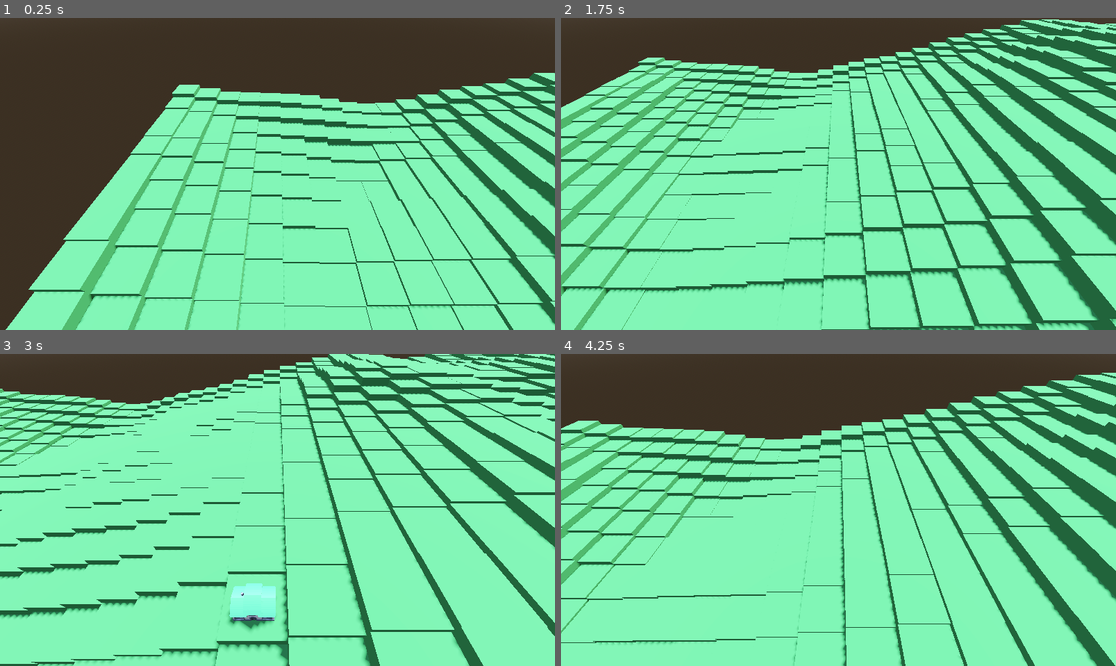
Above: before the commit, frames 1-4 (two rows, left to right).
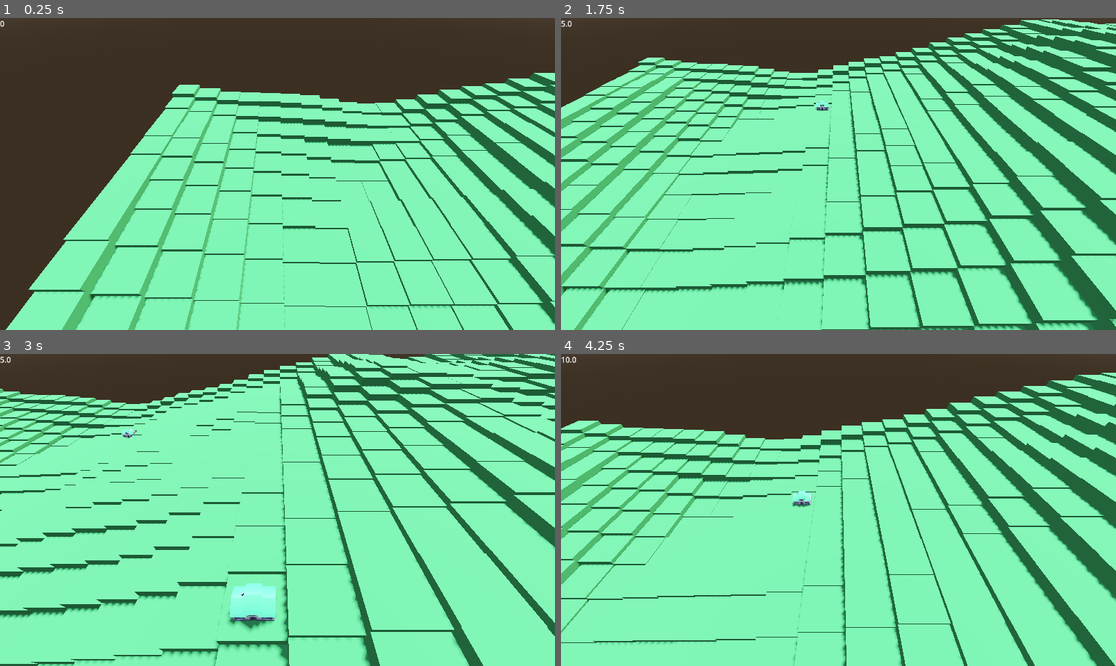
Above: after the commit, the same moments.

Repository: SnappyTheKing/Science-City-builder
Game: Godot game, scene res://Scenes/Game.tscn
Two runs of this game, one before a commit and one after it. Both use one fixed random seed, a clock stepped at 60 frames per second and the inputs below.
Inputs (mouse positions are in pixels of both pictures, inside the frame that each line leads up to):
- Up to frame 1 (0.25 s): no input
- Up to frame 2 (1.75 s): tap Enter at 0.5 s; move the mouse to (960, 158) at 0.52 s; hold D (right) 0.53-1.28 s; click (960, 158) at 0.67 s; move the mouse to (727, 189) at 1.27 s; hold S (backwards) from 1.28 s (still down)
- Up to frame 3 (3 s): move the mouse to (333, 441) at 2.02 s; release S (backwards) at 2.03 s; hold D (right) 2.03-2.78 s; move the mouse to (249, 572) at 2.77 s; hold W (forwards) from 2.78 s (still down); click (249, 572) at 2.92 s
- Up to frame 4 (4.25 s): move the mouse to (1005, 556) at 3.52 s; release W (forwards) at 3.53 s; hold A (left) from 3.53 s (still down)

The runs differ from the first frame. In frame 1, less than 0.1% of the frame differs, in the area x 0-1%, y 0-3%; in frame 2, less than 0.1%; in frame 3, less than 0.1%; in frame 4, 0.2%, in the area x 0-46%, y 0-49%.

Commit message:
hehehe with powershell heheh

Diff:
--- a/science-game/Scenes/Game.tscn
+++ b/science-game/Scenes/Game.tscn
@@ -1,7 +1,8 @@
-[gd_scene load_steps=6 format=3 uid="uid://cooitn3q3xpqa"]
+[gd_scene load_steps=7 format=3 uid="uid://cooitn3q3xpqa"]
 
 [ext_resource type="Script" uid="uid://b7f0m2advcbck" path="res://Scenes/game.gd" id="1_iukft"]
 [ext_resource type="Script" uid="uid://diukjg6h42trn" path="res://Scenes/camera.gd" id="2_gl6un"]
+[ext_resource type="Script" uid="uid://ch6hog8ydb2oe" path="res://Scenes/label.gd" id="3_j5yw3"]
 
 [sub_resource type="ProceduralSkyMaterial" id="ProceduralSkyMaterial_gl6un"]
 sky_horizon_color = Color(0.66224277, 0.6717428, 0.6867428, 1)
@@ -31,3 +32,8 @@
 script = ExtResource("2_gl6un")
 move_speed = 10.0
 height_speed = 3.0
+
+[node name="Label" type="Label" parent="."]
+offset_right = 40.0
+offset_bottom = 23.0
+script = ExtResource("3_j5yw3")
--- /dev/null
+++ b/science-game/Scenes/label.gd
@@ -0,0 +1,4 @@
+extends Label
+
+func _process(delta):
+	text =  str(Global.money)
--- a/science-game/Scripts/global.gd
+++ b/science-game/Scripts/global.gd
@@ -1 +1,3 @@
 extends Node
+
+var money = 0
--- a/science-game/house.gd
+++ b/science-game/house.gd
@@ -7,4 +7,4 @@
 	$Money_Timer.wait_time = interval
 
 func _on_money_timer_timeout() -> void:
-	hide()
+	Global.money += money
Not shown, added: science-game/Scenes/label.gd.uid
